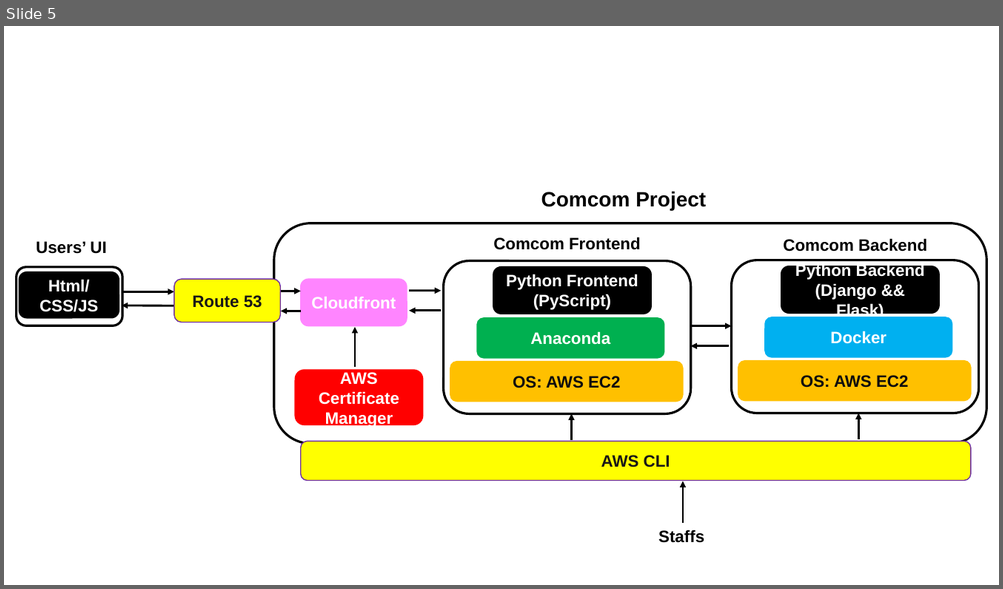
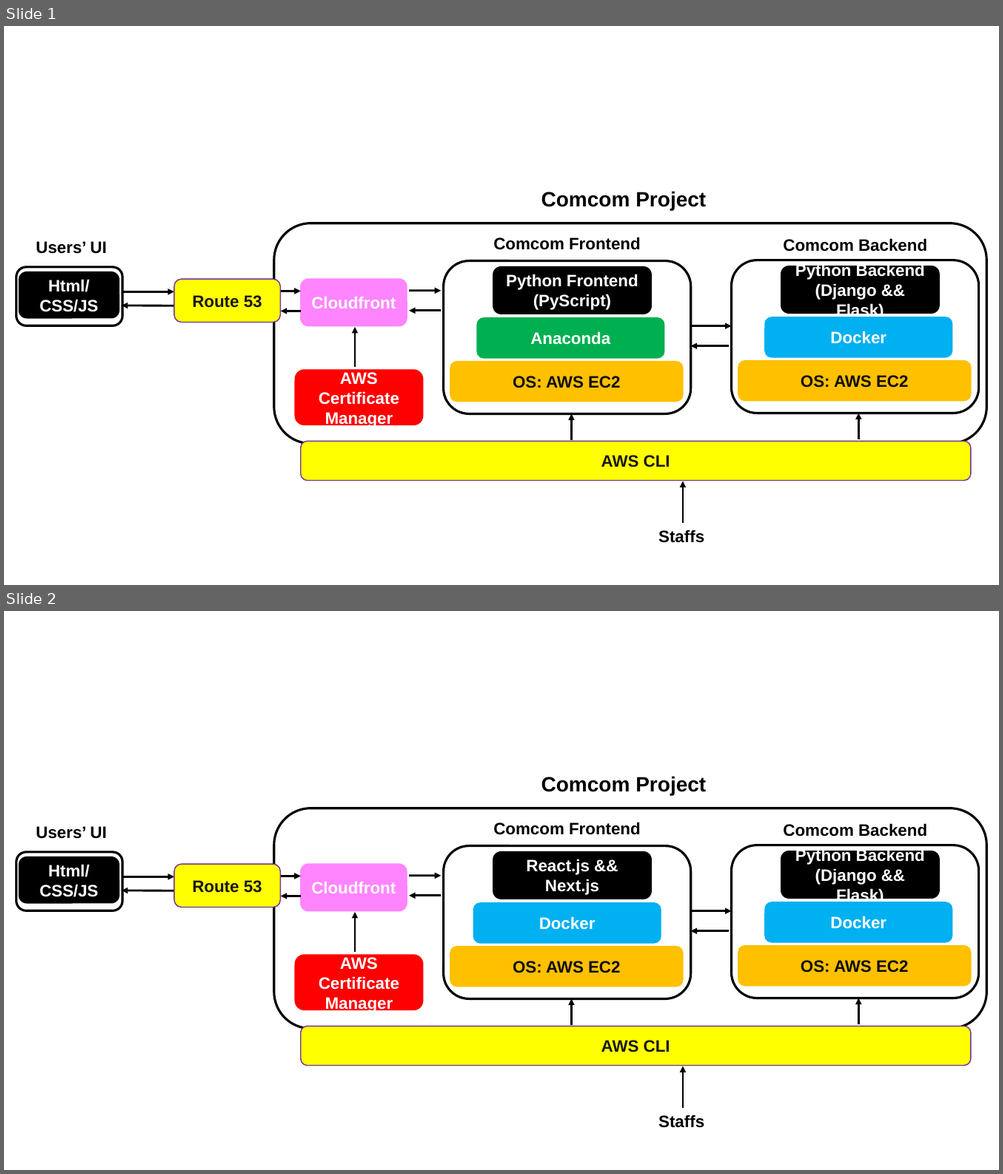
Before and after one commit to Yan-Cheng-Hsu/ComCom-SystemDesignDocuments, a slide deck: docs/plotterr.pptx. Shown one above the other, each under a label of ours: slide 5 before the commit, slides 1 and 2 after it. The pictures are 1003x589 and 1003x1174 pixels, drawn with LibreOffice and Linux fonts; fonts in the diff are those of the drawing. Boxes give left, top, right and bottom in pixels: in the first picture for what was removed or moved away, otherwise in the second. Text is boxed around its words. In the diff, an @@ line names an element or a change of style, - is before the commit and + after.

```diff
--- a/docs/plotterr.pptx
+++ b/docs/plotterr.pptx
@@ slide 2 added at (4,611,999,1170), background #FFFFFF @@
@@ text added at (541,776,706,796), 20 pt, text #000000, bold @@
+Comcom Project
@@ rounded rectangle added at (274,809,987,1030), fill #FFFFFF, outline #000000 2.25 pt @@
@@ text added at (36,826,106,839), 16 pt, text #000000, bold @@
+Users’ UI
@@ text added at (493,822,640,835), 16 pt, text #000000, bold @@
+Comcom Frontend
@@ text added at (782,823,927,837), 16 pt, text #000000, bold @@
+Comcom Backend
@@ rounded rectangle added at (17,852,122,911), fill #FFFFFF, outline #000000 2.25 pt @@
@@ rounded rectangle added at (444,846,691,999), fill #FFFFFF, outline #000000 2.25 pt @@
@@ rounded rectangle added at (493,852,652,899), fill #000000, outline #000000 1 pt, 16 pt, text #FFFFFF, bold @@
+React.js && Next.js
@@ rounded rectangle added at (731,846,979,998), fill #FFFFFF, outline #000000 2.25 pt @@
@@ rounded rectangle added at (781,851,939,898), fill #000000, outline #000000 1 pt, 16 pt, text #FFFFFF, bold @@
+Python Backend (Django && Flask)
@@ rounded rectangle added at (19,857,119,903), fill #000000, outline #000000 1 pt, 16 pt, text #FFFFFF, bold @@
+Html/CSS/JS
@@ arrow added from (122, 877) to (174, 877), #000000 2 pt @@
@@ rounded rectangle added at (174,864,280,907), fill #FFFF00, outline #7030A0 1 pt, 16 pt, text #181717, bold @@
+Route 53
@@ arrow added from (281, 877) to (301, 877), #000000 2 pt @@
@@ rounded rectangle added at (301,864,407,911), fill #FF85FF, outline #FF85FF 1 pt, 16 pt, text #FFFFFF, bold @@
+Cloudfront
@@ arrow added from (409, 876) to (441, 876), #000000 2 pt @@
@@ arrow added from (173, 891) to (122, 891), #000000 2 pt @@
@@ arrow added from (301, 896) to (281, 896), #000000 2 pt @@
@@ arrow added from (441, 896) to (409, 896), #000000 2 pt @@
@@ arrow added from (355, 952) to (355, 912), #000000 2 pt @@
@@ rounded rectangle added at (473,903,660,944), fill #00B0F0, outline #00B0F0 1 pt, 16 pt, text #FFFFFF, bold @@
+Docker
@@ arrow added from (691, 911) to (731, 911), #000000 2 pt @@
@@ rounded rectangle added at (765,903,952,943), fill #00B0F0, outline #00B0F0 1 pt, 16 pt, text #FFFFFF, bold @@
+Docker
@@ arrow added from (728, 931) to (691, 931), #000000 2 pt @@
@@ rounded rectangle added at (295,955,423,1010), fill #FF0000, outline #FF0000 1 pt, 16 pt, text #FFFFFF, bold @@
+AWS Certificate Manager
@@ rounded rectangle added at (450,947,683,987), fill #FFC000, outline #FFC000 1 pt, 16 pt, text #0D0D0D, bold @@
+OS: AWS EC2
@@ rounded rectangle added at (738,946,971,986), fill #FFC000, outline #FFC000 1 pt, 16 pt, text #0D0D0D, bold @@
+OS: AWS EC2
@@ arrow added from (571, 1025) to (571, 999), #000000 2 pt @@
@@ arrow added from (858, 1025) to (858, 998), #000000 2 pt @@
@@ rounded rectangle added at (301,1027,971,1066), fill #FFFF00, outline #7030A0 1 pt, 16 pt, text #181717, bold @@
+AWS CLI
@@ arrow added from (683, 1109) to (683, 1067), #000000 2 pt @@
@@ text added at (658,1115,704,1128), 16 pt, text #000000, bold @@
+Staffs
@@ what was slide 5 is now slide 1 @@
```
Also in this commit, not shown: 5 slides removed, 6 other files.
